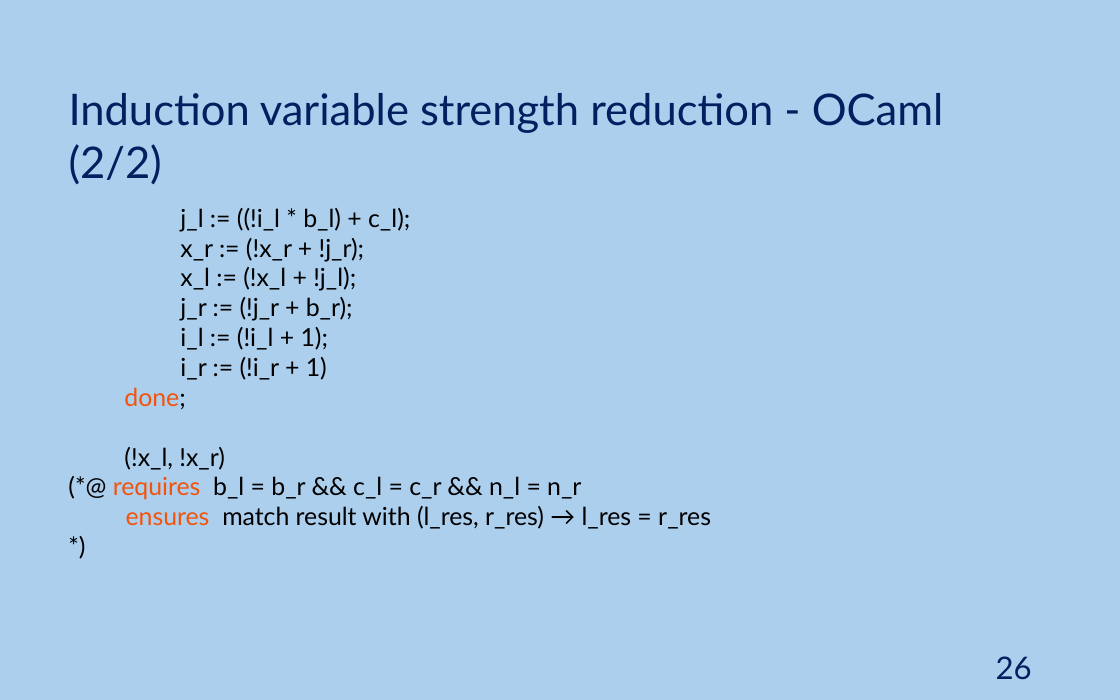
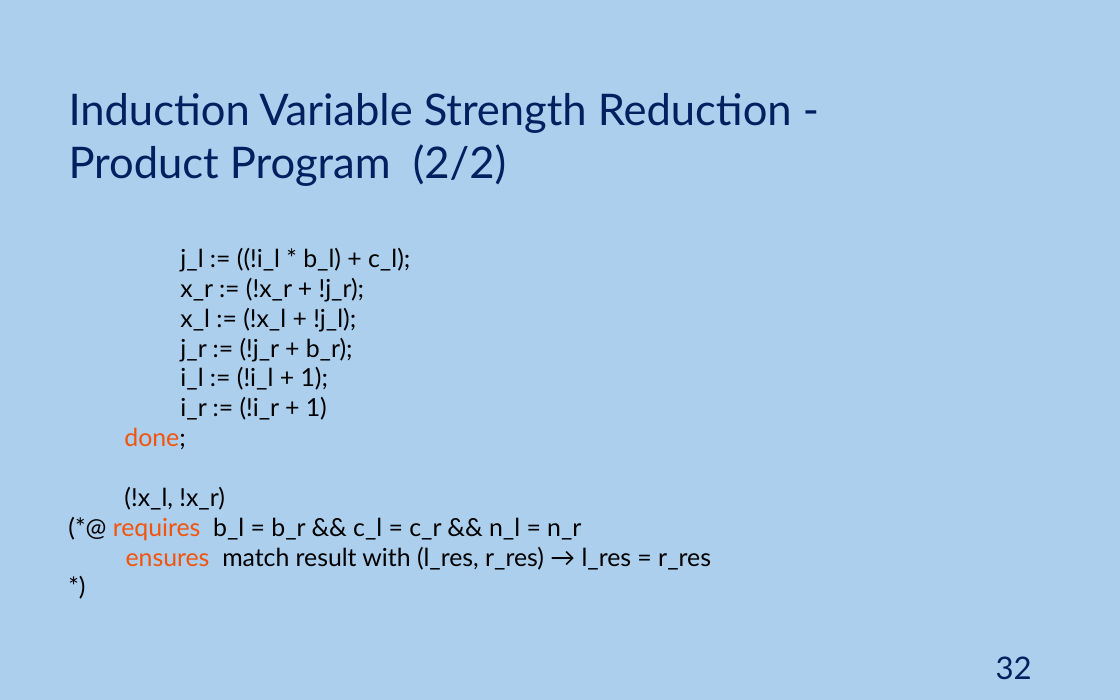
Before and after one commit to JoaoNini75/MasterThesis, a slide deck: slide 32 of tese/presentation/Ap Tese.pptx (slide 26 before the commit). Drawn at 1120x700 pixels with LibreOffice and Linux fonts; fonts in the diff are those of the drawing. Boxes give left, top, right and bottom in pixels: in the first picture for what was removed or moved away, otherwise in the second. Text is boxed around its words. In the diff, an @@ line names an element or a change of style, - is before the commit and + after.

```diff
--- a/tese/presentation/Ap Tese.pptx
+++ b/tese/presentation/Ap Tese.pptx
@@ text at box(69, 93, 792, 186): text changed @@
-Induction variable strength reduction - OCaml (2/2)
+Induction Variable Strength Reduction -
+Product Program (2/2)
@@ text "j_l := ((!i_l * b_l) ...": place and size @@
-text "j_l := ((!i_l * b_l) ..." at box(113, 208, 711, 529)
+text "j_l := ((!i_l * b_l) ..." at box(113, 248, 711, 570)
@@ page number at box(996, 656, 1032, 680): text changed @@
-26
+32
```
Also in this commit, not shown: 16 other slides changed, 5 slides added, 24 slides removed.
